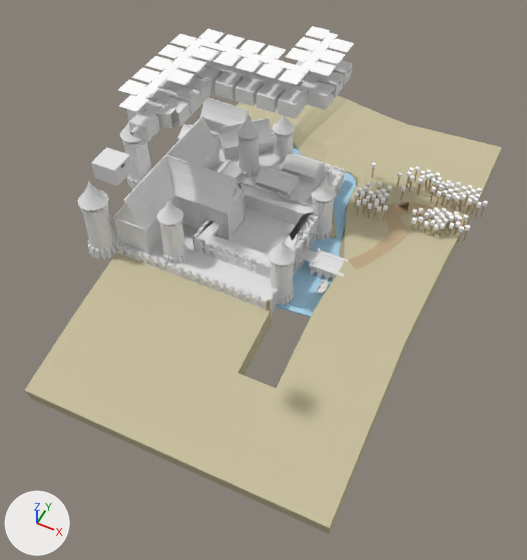
A saved change to the Blender file Other stuff/3D/Castle.blend.
The view is the same before and after, from a 50 mm camera at (168.0, -469.0, 441.0) aimed at (1.0, -135.0, 23.0). Arrows for +X, +Y and +Z are at lower left; the lights stay in place.

Objects in the first picture: 'ChapterOneFullBlockout', 'bridge', 'castle', 'floor', 'prison', 'tower', 'tower.002', 'tower.004', 'tower.005', 'tower.006', 'tower.007', 'tower.008'.
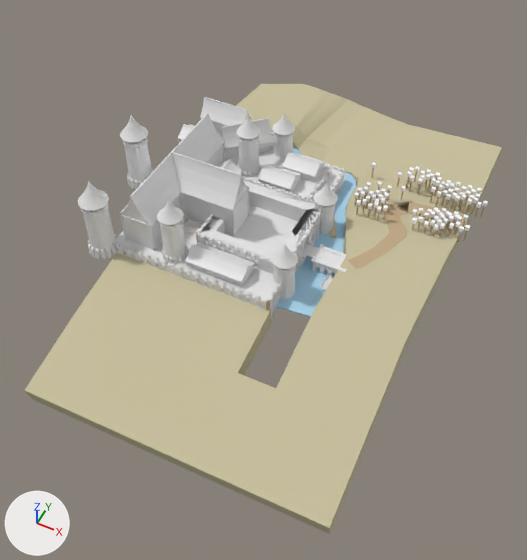
Commit message: Prison hallway done

Where the newer file only moved an object's origin or applied its transform, the numbers keep the older frame.

Where the change shows, as pixel boxes (x1, y1, x2, y2) in the pictures (527 x 560 px; the box of a moved part takes in the faces that stretch with it):
'prison', reshaped, moved
    before: (91, 26, 354, 186)
    after: (182, 217, 222, 233)
'tower.007', reshaped (30% narrower, 22% taller)
    before: (113, 98, 324, 254)
    after: (178, 97, 325, 287)
'mansion', added
    after: (119, 113, 250, 251)
'tower.002', moved
    before: (269, 240, 295, 305)
    after: (272, 244, 298, 299)
'tower', moved
    before: (311, 178, 336, 240)
    after: (313, 183, 338, 234)
'bridge', moved
    before: (297, 245, 349, 281)
    after: (300, 241, 347, 276)
part 1 of me_cylinder_001, added
    after: (185, 242, 255, 287)
part 2 of me_cylinder_001, deleted
    before: (113, 115, 245, 254)
part 3 of me_cylinder_001, moved or reshaped
    before: (255, 153, 324, 196)
    after: (258, 152, 325, 192)
part 4 of me_plane_002, moved or reshaped
    before: (182, 176, 344, 279)
    after: (196, 176, 344, 300)
part 5 of me_plane_003, deleted
    before: (118, 26, 354, 141)
part 6 of me_plane_003, added
    after: (182, 217, 222, 233)
part 7 of me_plane_003, deleted
    before: (91, 147, 133, 186)

Edits to the bpy script that builds the scene:
```text
Change me_cylinder_001:
    used by ob_tower_007; location = (-59.8, -85.1, 45.3); scale = (0.813, 0.813, 0.813)
    remove me_cylinder_001.from_pydata(...)  # 1378 vertices, 1468 faces; spans x -105.0..60.0, y -74.0..143.0, z -42.0..28.0
    add me_cylinder_001.from_pydata(...)  # 1162 vertices, 1253 faces; spans x -105.0..60.0, y -72.0..143.0, z -36.0..6.0
    me_cylinder_001 part 1: the loose piece of 166 vertices spanning x 7.0..45.0, y 54.0..83.0, z -29.0..-11.0 is copied, and the copy is scaled about its middle by (1.61, 1, 1), then moved by (0.0, -126.0, -8.0); it spans x -5.0..57.0, y -72.0..-44.0, z -36.0..-19.0
    me_cylinder_001 part 2: the loose piece of 382 vertices spanning x -83.0..14.0, y -74.0..74.0, z -42.0..28.0 is deleted
    me_cylinder_001 part 3: 15 vertices moved from x 22.0..60.0, y 89.0..116.0, z -21.0 to x 22.0..60.0, y 89.0..116.0, z -28.0..-21.0; 304 vertices removed from x 7.0..60.0, y 54.0..116.0, z -29.0..-11.0; 304 vertices added at x 7.0..60.0, y 59.0..118.0, z -29.0..-11.0
Change me_plane_002:
    used by ob_castle; location = (-1.3, 14.9, 3.0)
    remove me_plane_002.from_pydata(...)  # 2191 vertices, 1942 faces, 12 loose edges; spans x -134.0..14.0, y -163.0..19.0, z -16.0..29.0
    add me_plane_002.from_pydata(...)  # 1852 vertices, 1576 faces, 4 loose edges; spans x -134.0..14.0, y -163.0..19.0, z -16.0..29.0
    me_plane_002 part 4: 274 vertices moved from x -67.0..14.0, y -140.0..-60.0, z -12.0..26.0 to x -67.0..14.0, y -134.0..-54.0, z -12.0..26.0; 878 vertices removed from x -120.0..14.0, y -150.0..7.0, z -12.0..26.0; 539 vertices added at x -67.0..14.0, y -140.0..-54.0, z -12.0..26.0
Change me_plane_003:
    used by ob_prison; location = (-1.3, 14.9, 3.0)
    remove me_plane_003.from_pydata(...)  # 907 vertices, 990 faces; spans x -120.0..6.0, y -249.0..8.0, z 114.0..187.0
    add me_plane_003.from_pydata(...)  # 866 vertices, 768 faces, 1 loose edge; spans x -105.0..-10.0, y -126.0..6.0, z -25.0..-5.0
    me_plane_003 part 5: 871 vertices removed from x -120.0..6.0, y -150.0..8.0, z 114.0..144.0
    me_plane_003 part 6: 866 vertices added at x -105.0..-10.0, y -126.0..6.0, z -25.0..-5.0
    me_plane_003 part 7: 36 vertices removed from x -53.0..-37.0, y -249.0..-234.0, z 176.0..187.0
    remove me_plane_003.materials.append(mat_grid_default)  # white #e6e6e6
Add me_cylinder_005:
    me_cylinder_005.from_pydata(...)  # 382 vertices, 394 faces; spans x -95.5..1.2, y -73.6..73.6, z -19.1..51.0
Change ob_tower:
    ob_tower.location: (10.9, -45.7, 0.0) -> (10.9, -40.4, -9.1)
Change ob_tower_002:
    ob_tower_002.location: (10.9, -123.9, 0.0) -> (10.9, -118.6, -9.1)
Change ob_bridge:
    ob_bridge.location: (37.3, -84.8, 5.3) -> (37.3, -79.8, 5.3)
Change ob_prison:
    ob_prison.location: (-1.3, 14.9, 3.0) -> (-1.3, 14.9, 25.4)
Add ob_mansion:
    ob_mansion = bpy.data.objects.new('mansion', me_cylinder_005)
    ob_mansion.location = (-47.7, -79.5, 26.6)
    ob_mansion.scale = (0.813, 0.813, 0.813)
```
